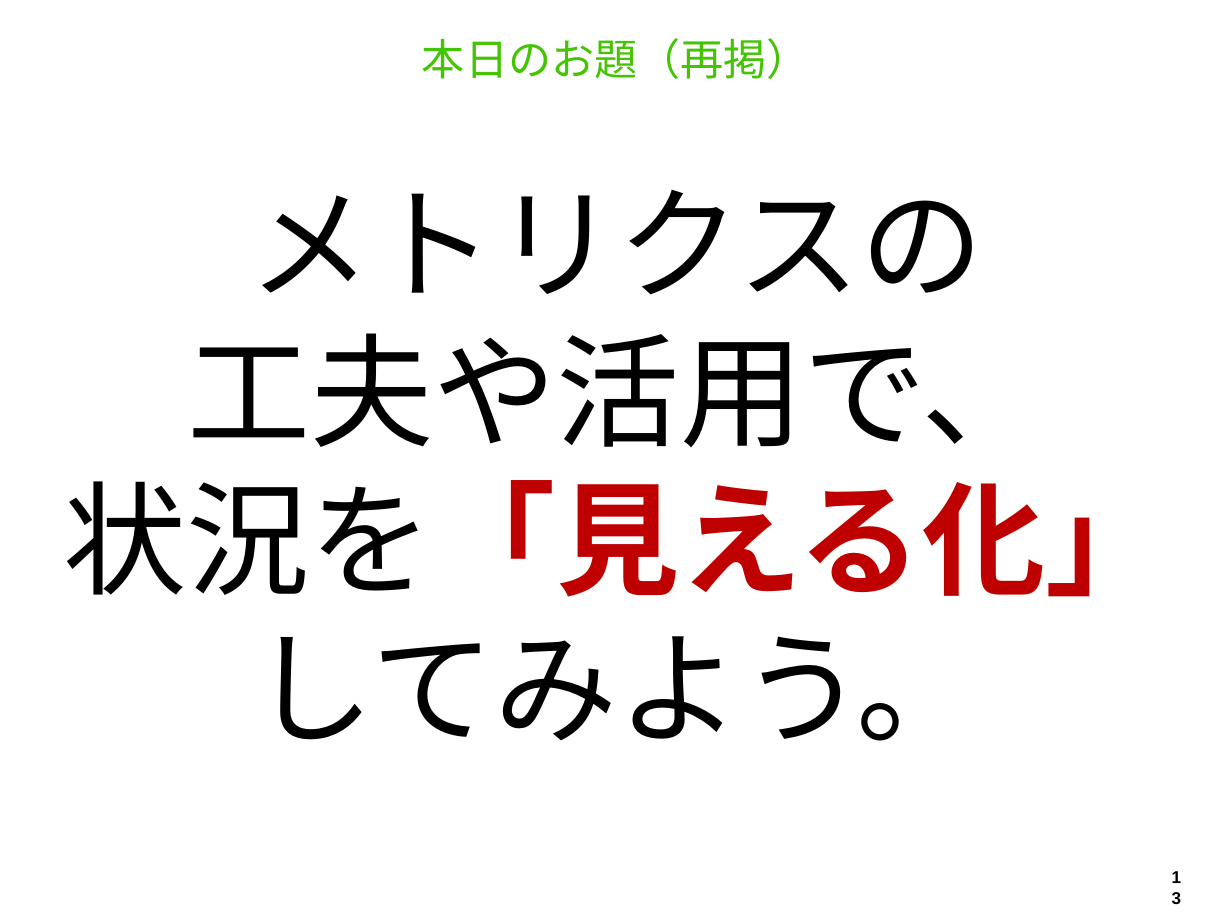
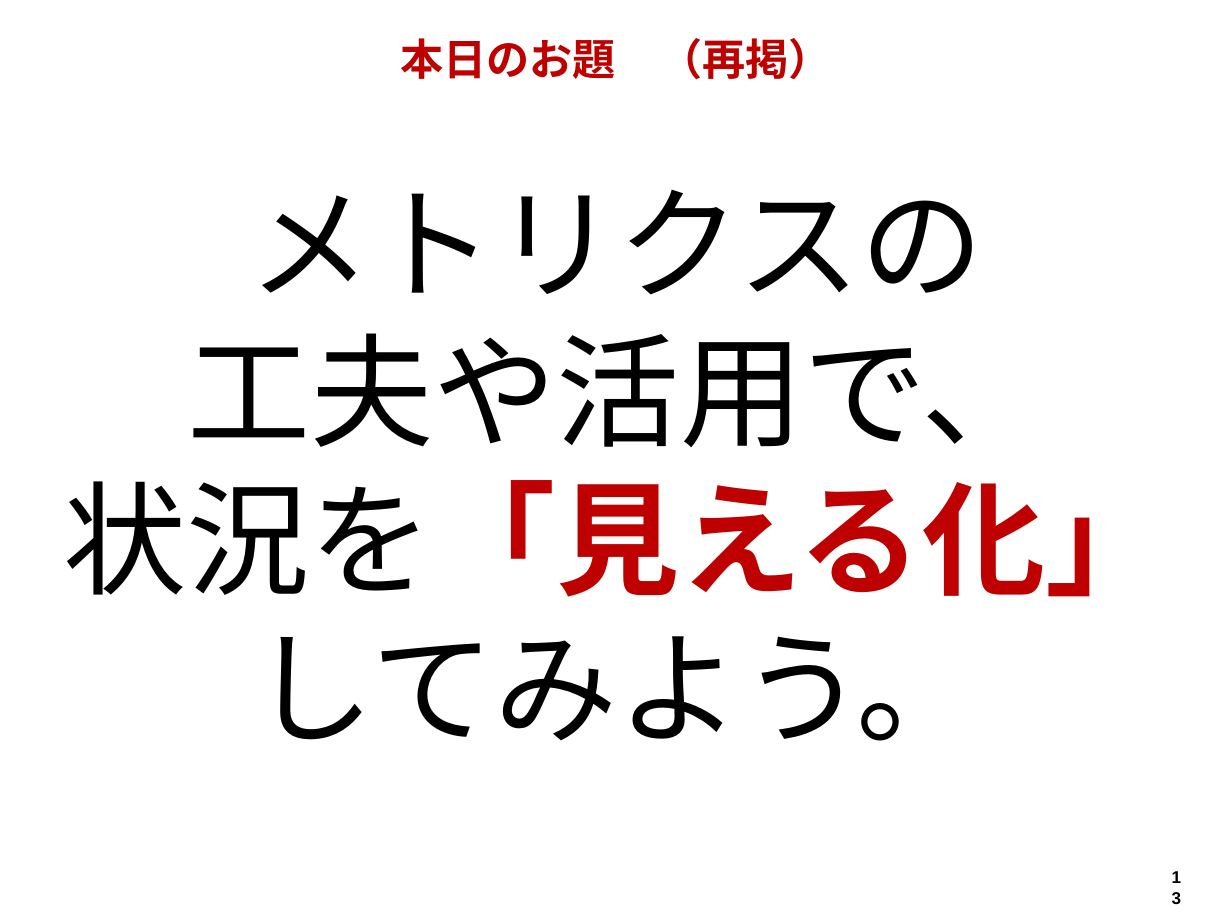
Before and after one commit to hageyahhoo/RSGT2018, a slide deck: slide 13 of MetricsWorkshop.pptx. Drawn at 1232x924 pixels with LibreOffice and Linux fonts; fonts in the diff are those of the drawing. Boxes give left, top, right and bottom in pixels: in the first picture for what was removed or moved away, otherwise in the second. Text is boxed around its words. In the diff, an @@ line names an element or a change of style, - is before the commit and + after.

```diff
--- a/MetricsWorkshop.pptx
+++ b/MetricsWorkshop.pptx
@@ title at box(400, 38, 831, 79): text changed; font Noto Sans CJK JP to Arial; text colour #44C404 to #BF0000; bold on @@
-本日のお題（再掲）
+本日のお題 （再掲）
```
Also in this commit, not shown: 34 other slides changed.
